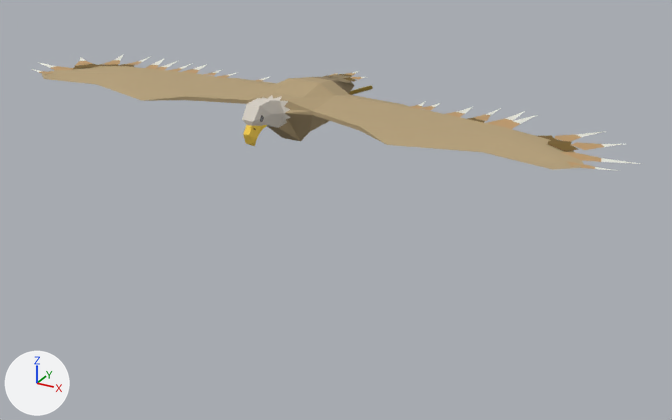
A saved change to the glTF model public/models/eagle-transport.gltf.
The view is the same before and after, from a camera (50 mm lens) standing at (815.0, -1377.0, 549.0) and looking at (34.0, 43.0, -161.0). Arrows for +X, +Y and +Z are at lower left; the lights stay in place. The first picture is the older version. Vertices at exactly the same position are counted once.

Before the edit, the objects in view are built like this:
```python
me_mesh_0 = bpy.data.meshes.new('Mesh_0')
me_mesh_0.from_pydata(...)  # 437 vertices, 523 faces; spans x -596.0..597.0, y -193.0..256.0, z 4.0..101.0
me_mesh_0.materials.append(mat_material_0)  # picture img_image_0
ob_mesh_0 = bpy.data.objects.new('Mesh_0', me_mesh_0)
ob_mesh_0.location = (0.0, 0.0, 0.0)
```
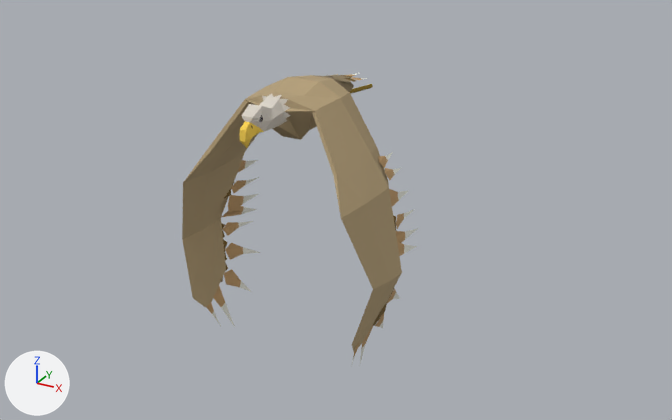
The newer file adds a shape key; the second version is drawn at full value of the shape key 'target_3' of 'Mesh_0', and the change is written as the vertex moves it makes.

Where the change shows, as pixel boxes [x1, y1, x2, y2] in the pictures (672 x 420 px; the box of a moved part takes in the faces that stretch with it):
'Mesh_0', reshaped (61% narrower, 147% taller): before [32, 54, 640, 171]; after [182, 73, 418, 363]
part 1 of me_mesh_0, moved or reshaped: before [183, 65, 206, 73]; after [237, 160, 258, 173]
part 2 of me_mesh_0, moved or reshaped: before [38, 62, 73, 70]; after [214, 286, 235, 327]
part 3 of me_mesh_0, moved or reshaped: before [32, 69, 53, 75]; after [206, 300, 221, 326]
part 4 of me_mesh_0, moved or reshaped: before [446, 106, 474, 117]; after [389, 189, 408, 206]
part 5 of me_mesh_0, moved or reshaped: before [495, 115, 537, 129]; after [397, 242, 417, 256]
part 6 of me_mesh_0, moved or reshaped: before [410, 101, 426, 109]; after [378, 152, 393, 168]
part 7 of me_mesh_0, moved or reshaped: before [567, 161, 618, 171]; after [352, 342, 360, 363]
part 8 of me_mesh_0, moved or reshaped: before [561, 152, 640, 164]; after [360, 325, 373, 363]
part 9 of me_mesh_0, moved or reshaped: before [73, 57, 100, 69]; after [221, 263, 252, 292]
part 10 of me_mesh_0, moved or reshaped: before [538, 131, 606, 142]; after [387, 289, 400, 303]
part 11 of me_mesh_0, moved or reshaped: before [157, 61, 177, 70]; after [228, 194, 258, 213]
part 12 of me_mesh_0, moved or reshaped: before [100, 54, 124, 66]; after [223, 239, 260, 260]
part 13 of me_mesh_0, moved or reshaped: before [118, 56, 151, 67]; after [222, 221, 253, 237]
part 14 of me_mesh_0, moved or reshaped: before [168, 63, 193, 71]; after [224, 177, 259, 199]
part 15 of me_mesh_0, moved or reshaped: before [42, 58, 622, 170]; after [182, 75, 418, 351]

The change, as a diff of the scene's bpy script:
```diff
--- a/public/models/eagle-transport.gltf.py
+++ b/public/models/eagle-transport.gltf.py
@@ me_mesh_0 @@
-me_mesh_0.from_pydata(...)  # 437 vertices, 523 faces; spans x -596.0..597.0, y -193.0..256.0, z 4.0..101.0
+me_mesh_0.from_pydata(...)  # 437 vertices, 523 faces; spans x -214.0..211.0, y -203.0..256.0, z -418.0..104.0
+# me_mesh_0 part 1: the loose piece of 7 vertices spanning x -285.0..-250.0, y -11.0..87.0, z 72.0..78.0 is turned -80 degrees about the y axis through its middle, then moved by (99.0, 0.0, -173.0)
+# me_mesh_0 part 2: the loose piece of 7 vertices spanning x -596.0..-473.0, y -101.0..-57.0, z 69.0..75.0 is turned -105.4 degrees about the y axis through its middle, then moved by (374.0, 0.0, -430.0)
+# me_mesh_0 part 3: the loose piece of 7 vertices spanning x -573.0..-498.0, y -124.0..-98.0, z 68.0..74.0 is multiplied about its middle by the matrix ((-0.261, 0.01, -0.963), (-0.002, 0.998, 0.011), (0.963, 0.005, -0.261)), then moved by (376.0, 0.0, -430.0)
+# me_mesh_0 part 4: the loose piece of 7 vertices spanning x 250.0..285.0, y -11.0..87.0, z 69.0..75.0 is turned 80.3 degrees about the y axis through its middle, then moved by (-103.0, 0.0, -169.0)
+# me_mesh_0 part 5: the loose piece of 7 vertices spanning x 343.0..393.0, y -28.0..89.0, z 71.0 is turned 79.7 degrees about the y axis through its middle, then moved by (-187.0, 0.0, -267.0)
+# me_mesh_0 part 6: the loose piece of 7 vertices spanning x 187.0..211.0, y 5.0..73.0, z 70.0..76.0 is turned 55.4 degrees about the y axis through its middle, then moved by (-59.0, 0.0, -108.0)
+# me_mesh_0 part 7: the loose piece of 7 vertices spanning x 499.0..574.0, y -124.0..-98.0, z 68.0..74.0 is turned 105 degrees about the y axis through its middle and scaled by 0.985, then moved by (-380.0, 0.0, -432.0)
+# me_mesh_0 part 8: the loose piece of 7 vertices spanning x 474.0..597.0, y -101.0..-57.0, z 69.0..75.0 is turned 105.5 degrees about the y axis through its middle and scaled by 0.996, then moved by (-378.0, 0.0, -432.0)
+# me_mesh_0 part 9: the loose piece of 12 vertices spanning x -553.0..-448.0, y -74.0..21.0, z 68.0..78.0 is turned -105.2 degrees about the y axis through its middle, then moved by (330.0, 0.0, -399.0)
+# me_mesh_0 part 10: the loose piece of 12 vertices spanning x 416.0..512.0, y -49.0..78.0, z 65.0..75.0 is turned 105.9 degrees about the y axis through its middle, then moved by (-289.0, 0.0, -361.0)
+# me_mesh_0 part 11: the loose piece of 7 vertices spanning x -361.0..-322.0, y -20.0..99.0, z 65.0..70.0 is turned -79.1 degrees about the y axis through its middle, then moved by (168.0, 0.0, -239.0)
+# me_mesh_0 part 12: the loose piece of 12 vertices spanning x -492.0..-408.0, y -52.0..84.0, z 68.0..78.0 is turned -106 degrees about the y axis through its middle, then moved by (266.0, 0.0, -350.0)
+# me_mesh_0 part 13: the loose piece of 12 vertices spanning x -424.0..-382.0, y -36.0..91.0, z 70.0..80.0 is turned -104.7 degrees about the y axis through its middle, then moved by (205.0, 0.0, -307.0)
+# me_mesh_0 part 14: the loose piece of 12 vertices spanning x -327.0..-289.0, y -34.0..94.0, z 68.0..78.0 is turned -80.9 degrees about the y axis through its middle, then moved by (134.0, 0.0, -211.0)
+# me_mesh_0 part 15: 197 of 437 vertices moved; they spanned x -520.0..554.0, y -193.0..141.0, z 4.0..101.0 and now span x -214.0..211.0, y -203.0..141.0, z -376.0..104.0; mean shift (-32.0, -1.0, -107.0); largest move (554.0, 22.0, 68.0) -> (148.0, 22.0, -376.0)
+# other edits to the shape of me_mesh_0 do not show in these pictures
 me_mesh_0.materials.append(mat_material_0)
```
